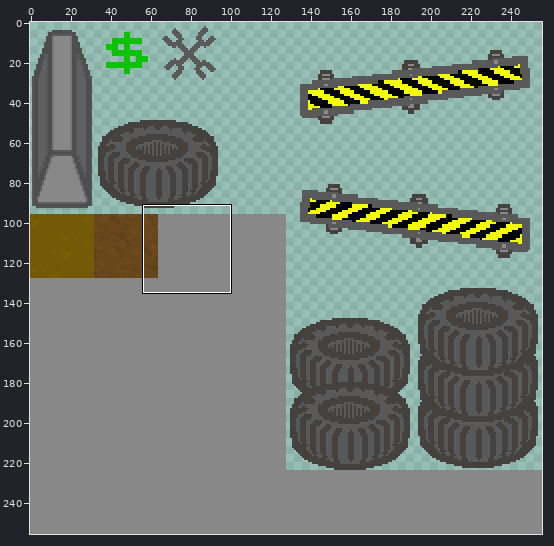
Edited in one commit: sprite sheet (Assets/Images/placeholders.png). Above: a wide view before the commit, with the close-up outlined.
Close-up. Before the edit:
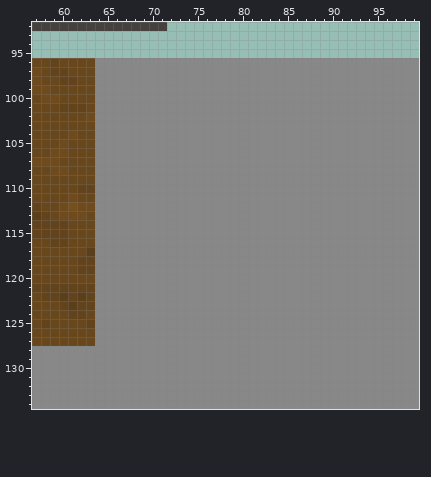
The file is 256x256 pixels. Pixels under 10% opacity are left out. Colours within 5 levels of each other are drawn and written as one. Shown: x 57..99, y 92..134.
After:
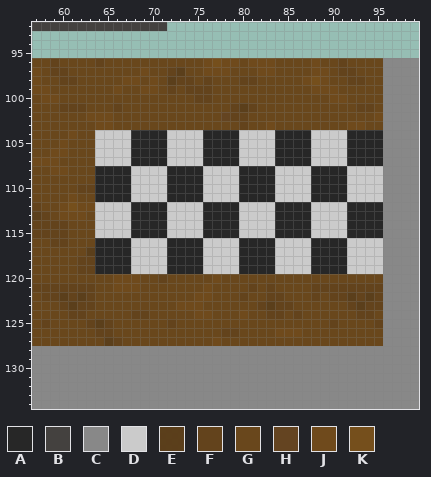
Palette (. is transparent): A #272727  B #44413f  C #888888  D #cbcbcb  E #5b3e1afe  F #63431bfe  G #69471bfe  H #644421  J #6f4a1bfe  K #754f1bfe
From old to new:
@@ x 57..99 @@
  95 ...........................................
- 96 GGFGGGGCCCCCCCCCCCCCCCCCCCCCCCCCCCCCCCCCCCC
- 97 JGFFGGGCCCCCCCCCCCCCCCCCCCCCCCCCCCCCCCCCCCC
- 98 JGGFFGGCCCCCCCCCCCCCCCCCCCCCCCCCCCCCCCCCCCC
- 99 JJGGGGGCCCCCCCCCCCCCCCCCCCCCCCCCCCCCCCCCCCC
-100 GJJGGGGCCCCCCCCCCCCCCCCCCCCCCCCCCCCCCCCCCCC
-101 GGGFFFGCCCCCCCCCCCCCCCCCCCCCCCCCCCCCCCCCCCC
-102 GGGGGGJCCCCCCCCCCCCCCCCCCCCCCCCCCCCCCCCCCCC
-103 GGGGGGGCCCCCCCCCCCCCCCCCCCCCCCCCCCCCCCCCCCC
-104 GGGGJGGCCCCCCCCCCCCCCCCCCCCCCCCCCCCCCCCCCCC
-105 GGGJGGGCCCCCCCCCCCCCCCCCCCCCCCCCCCCCCCCCCCC
-106 GGJJGGGCCCCCCCCCCCCCCCCCCCCCCCCCCCCCCCCCCCC
-107 JJJGGGGCCCCCCCCCCCCCCCCCCCCCCCCCCCCCCCCCCCC
-108 GGJJGGGCCCCCCCCCCCCCCCCCCCCCCCCCCCCCCCCCCCC
-109 GGGGGGGCCCCCCCCCCCCCCCCCCCCCCCCCCCCCCCCCCCC
-110 GGGGGFFCCCCCCCCCCCCCCCCCCCCCCCCCCCCCCCCCCCC
-111 GGGGJGGCCCCCCCCCCCCCCCCCCCCCCCCCCCCCCCCCCCC
-112 FGGJKJJCCCCCCCCCCCCCCCCCCCCCCCCCCCCCCCCCCCC
-113 EFGJJJGCCCCCCCCCCCCCCCCCCCCCCCCCCCCCCCCCCCC
-114 FFFFGGGCCCCCCCCCCCCCCCCCCCCCCCCCCCCCCCCCCCC
-115 FFFFGGGCCCCCCCCCCCCCCCCCCCCCCCCCCCCCCCCCCCC
-116 GGFFGGGCCCCCCCCCCCCCCCCCCCCCCCCCCCCCCCCCCCC
-117 GGGGGGECCCCCCCCCCCCCCCCCCCCCCCCCCCCCCCCCCCC
-118 GGGGGFFCCCCCCCCCCCCCCCCCCCCCCCCCCCCCCCCCCCC
-119 GGGGGFFCCCCCCCCCCCCCCCCCCCCCCCCCCCCCCCCCCCC
-120 GGGGGGGCCCCCCCCCCCCCCCCCCCCCCCCCCCCCCCCCCCC
-121 FFFFFFFCCCCCCCCCCCCCCCCCCCCCCCCCCCCCCCCCCCC
-122 GFFEFEFCCCCCCCCCCCCCCCCCCCCCCCCCCCCCCCCCCCC
-123 GGGFEFFCCCCCCCCCCCCCCCCCCCCCCCCCCCCCCCCCCCC
-124 GGGGFFGCCCCCCCCCCCCCCCCCCCCCCCCCCCCCCCCCCCC
-125 GFGGGGFCCCCCCCCCCCCCCCCCCCCCCCCCCCCCCCCCCCC
-126 GGGGGGGCCCCCCCCCCCCCCCCCCCCCCCCCCCCCCCCCCCC
-127 GGGGGGGCCCCCCCCCCCCCCCCCCCCCCCCCCCCCCCCCCCC
+ 96 GGFGGGGFGGGGGGGGGGGJKJJGJJJGGGGJGGFGGGGCCCC
+ 97 JGFFGGGGGGGGJGGFEGGJJJGGGJJGGGGJJGFFGGGCCCC
+ 98 JGGFFGGGGGJJGJGEFFGFGGGFFGGGGGJKJGGFFGGCCCC
+ 99 JJGGGGGGGJGGJJGFGFFFGGGGGGGGGGGJJJGGGGGCCCC
+100 GJJGGGGGGGGGGGGGGGFFGGGGGGGGGGGGGJJGGGGCCCC
+101 GGGFFFGGGFGGGGGGGGGGGGFEFGGGGGGGGGGGFFGCCCC
+102 GGGGGGJJJGGGGGGGGGGGGHFFGGGGGGGGGGGGGGJCCCC
+103 GGGGGGGJJGGGGGGGGGGGGGGFGGJGGGGGGGGJJGGCCCC
+104 GGGGJGGDDDDAAAADDDDAAAADDDDAAAADDDDAAAACCCC
+105 GGGJGGGDDDDAAAADDDDAAAADDDDAAAADDDDAAAACCCC
+106 GGJJGGGDDDDAAAADDDDAAAADDDDAAAADDDDAAAACCCC
+107 JJJGGGGDDDDAAAADDDDAAAADDDDAAAADDDDAAAACCCC
+108 GGJJGGGAAAADDDDAAAADDDDAAAADDDDAAAADDDDCCCC
+109 GGGGGGGAAAADDDDAAAADDDDAAAADDDDAAAADDDDCCCC
+110 GGGGGFFAAAADDDDAAAADDDDAAAADDDDAAAADDDDCCCC
+111 GGGGJGGAAAADDDDAAAADDDDAAAADDDDAAAADDDDCCCC
+112 FGGJKJJDDDDAAAADDDDAAAADDDDAAAADDDDAAAACCCC
+113 EFGJJJGDDDDAAAADDDDAAAADDDDAAAADDDDAAAACCCC
+114 FFFFGGGDDDDAAAADDDDAAAADDDDAAAADDDDAAAACCCC
+115 FFFFGGGDDDDAAAADDDDAAAADDDDAAAADDDDAAAACCCC
+116 GGFFGGGAAAADDDDAAAADDDDAAAADDDDAAAADDDDCCCC
+117 GGGGGGEAAAADDDDAAAADDDDAAAADDDDAAAADDDDCCCC
+118 GGGGGFFAAAADDDDAAAADDDDAAAADDDDAAAADDDDCCCC
+119 GGGGGFFAAAADDDDAAAADDDDAAAADDDDAAAADDDDCCCC
+120 GGGGGGGGGJJJGGFGGGGGJGGGGGGGGGGGGGGGGGGCCCC
+121 FFFFFFFGGJJJGGGGGGGJGGGGFGFGGGGFFFFFFFFCCCC
+122 GFFEFEFGGGGGGGGGGGJJGGGFGGFFGGGFGFFEFEFCCCC
+123 GGGFEFFGGGGGGGGGJJJGGGGGGFEFFGGGGGGFEFFCCCC
+124 GGGGFFGGGGGFFGGGGGJJGGGJGGFFGFGGGGGGFFGCCCC
+125 GFGGGGFEFGGGGGGFGGGGGGGGGGGGGGGGGFGGGGFCCCC
+126 GGGGGGGFFGGGGGGGGGGGGFFGGGGJJJGGGGGGGGGCCCC
+127 GGGGGGGGEFGGGGGGGGGGJGGGGGGGGGGGGGGGGGGCCCC
 128 CCCCCCCCCCCCCCCCCCCCCCCCCCCCCCCCCCCCCCCCCCC
